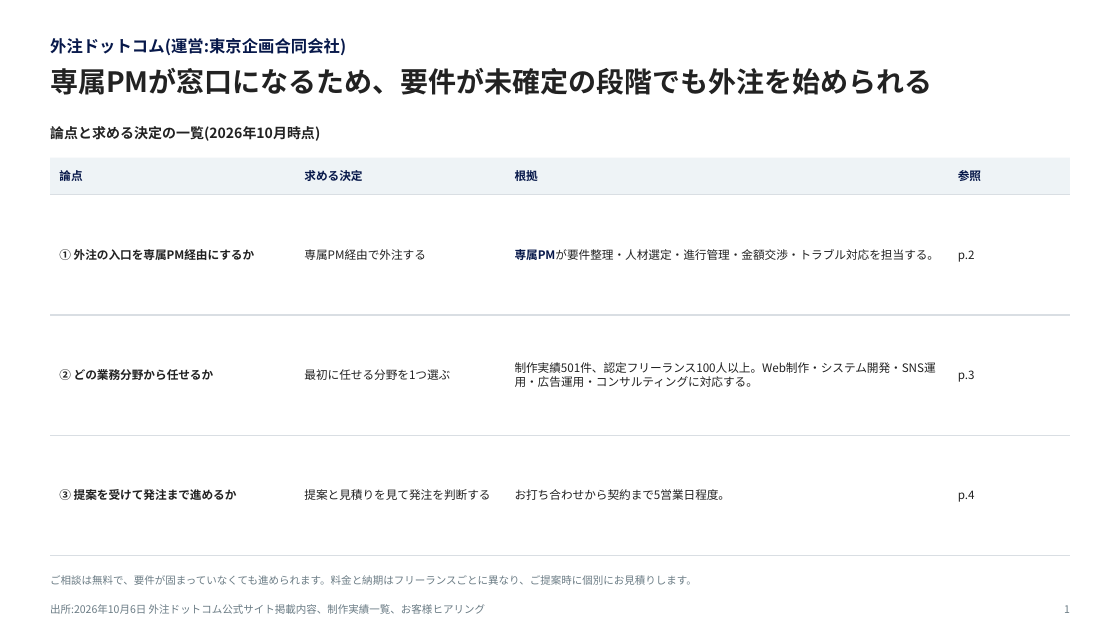
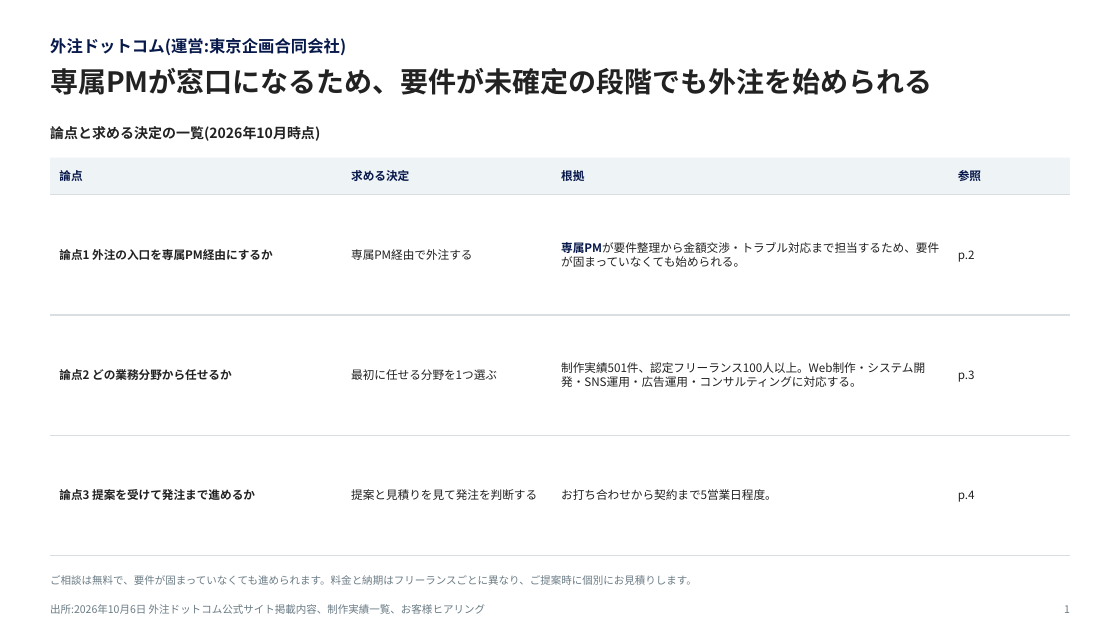
Before and after one commit to Tokyokikaku/freelancers-cloud, a slide deck: slide 1 of slides/gaichu-com-proposal.pptx. Drawn at 1120x630 pixels with LibreOffice and Linux fonts; fonts in the diff are those of the drawing. Boxes give left, top, right and bottom in pixels: in the first picture for what was removed or moved away, otherwise in the second. Text is boxed around its words. In the diff, an @@ line names an element or a change of style, - is before the commit and + after.

```diff
--- a/slides/gaichu-com-proposal.pptx
+++ b/slides/gaichu-com-proposal.pptx
@@ text "根拠": place and size @@
-text "根拠" at (515, 168, 538, 184)
+text "根拠" at (561, 168, 584, 184)
@@ text at (59, 249, 273, 260): text changed @@
-① 外注の入口を専属PM経由にするか
+論点1 外注の入口を専属PM経由にするか
@@ text at (561, 242, 939, 267): text changed @@
-専属PMが要件整理・人材選定・進行管理・金額交渉・トラブル対応を担当する。
+専属PMが要件整理から金額交渉・トラブル対応まで担当するため、要件が固まっていなくても始められる。
@@ text "制作実績501件、認定フリーランス100人以上。Web制作・システム開発・SNS運用・広告運用・コンサルティングに対応す ..." rewrapped from (515, 362, 936, 387) to (561, 362, 925, 387) @@
@@ text at (59, 369, 232, 380): text changed @@
-② どの業務分野から任せるか
+論点2 どの業務分野から任せるか
@@ 4 texts: place and size @@
-4 texts at (304, 170, 490, 500)
+4 texts at (351, 170, 537, 500)
@@ text "お打ち合わせから契約まで5営業日程度。": place and size @@
-text "お打ち合わせから契約まで5営業日程度。" at (515, 489, 731, 500)
+text "お打ち合わせから契約まで5営業日程度。" at (561, 489, 777, 500)
@@ text at (59, 489, 255, 500): text changed @@
-③ 提案を受けて発注まで進めるか
+論点3 提案を受けて発注まで進めるか
```
Also in this commit, not shown: 3 other slides changed.
